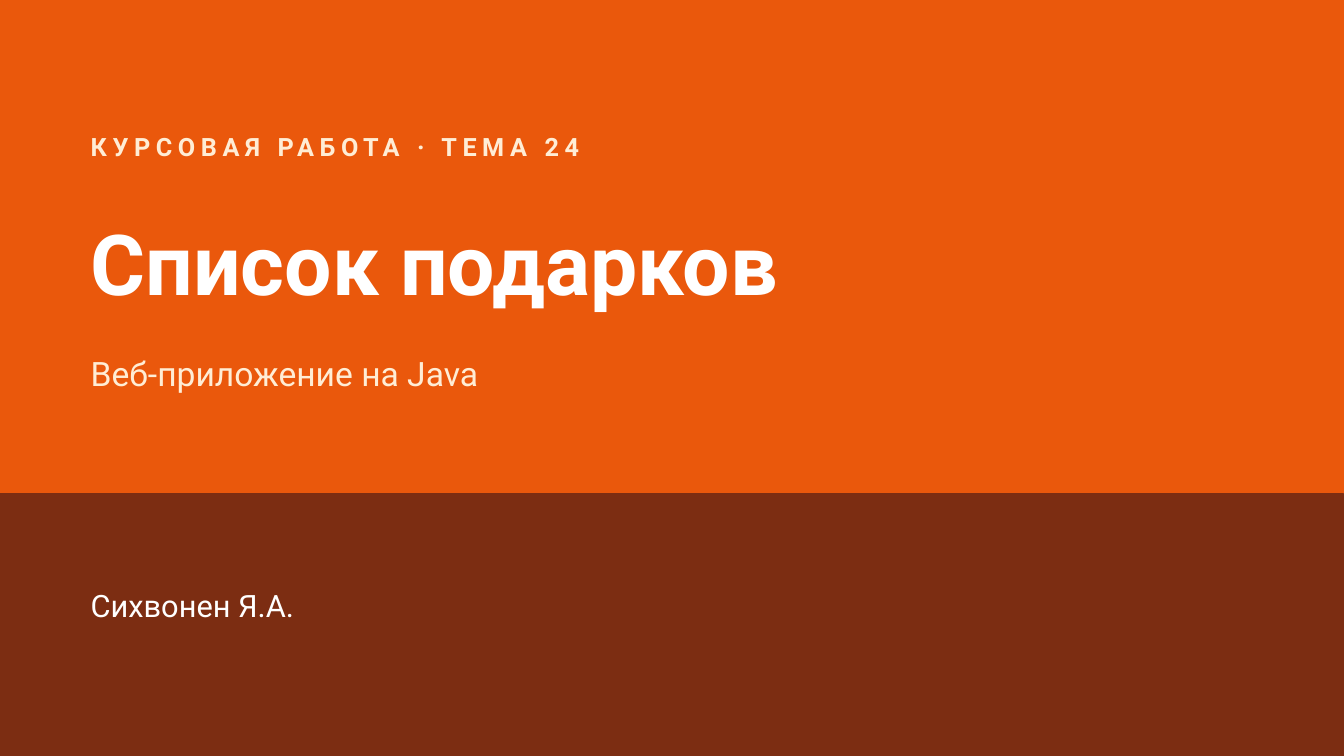
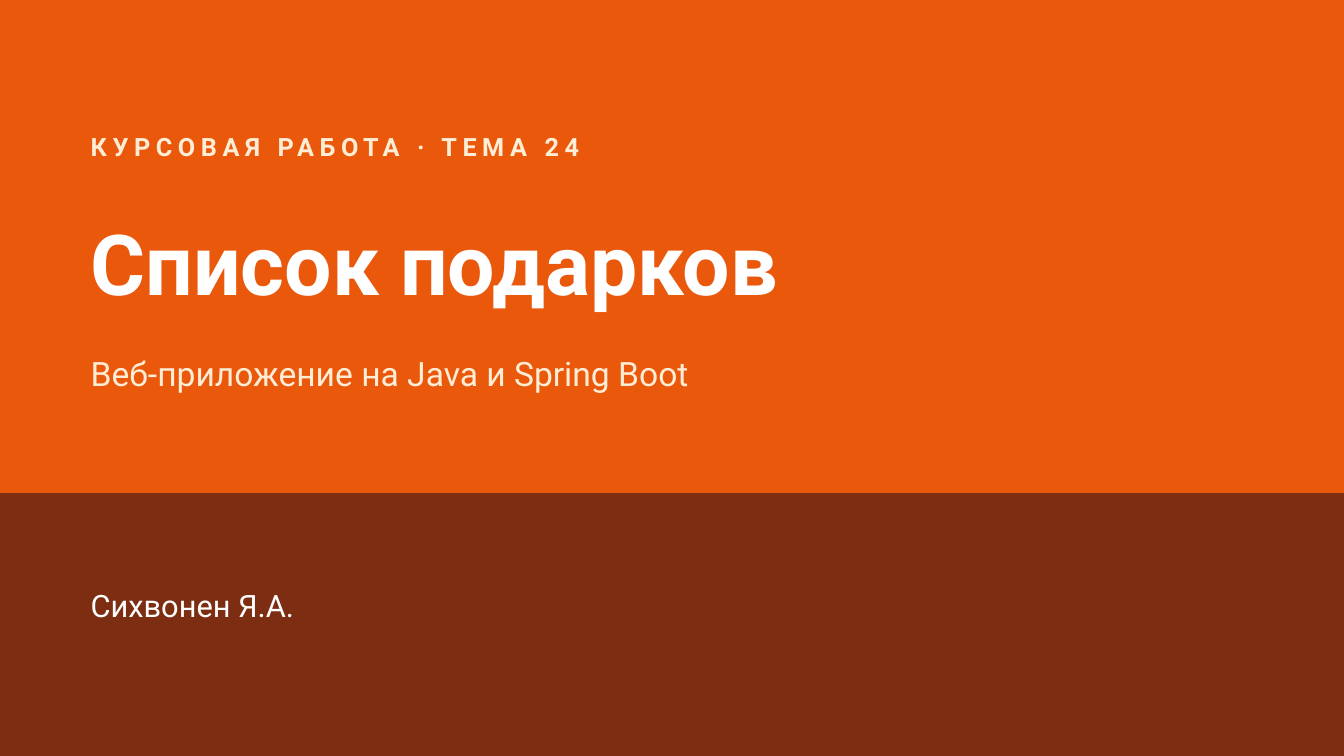
Before and after one commit to Vaag00/Yan_Max_kursovoi, a slide deck: slide 1 of Список_подарков_презентация.pptx. Drawn at 1344x756 pixels with LibreOffice and Linux fonts; fonts in the diff are those of the drawing. Boxes give left, top, right and bottom in pixels: in the first picture for what was removed or moved away, otherwise in the second. Text is boxed around its words. In the diff, an @@ line names an element or a change of style, - is before the commit and + after.

```diff
--- a/Список_подарков_презентация.pptx
+++ b/Список_подарков_презентация.pptx
@@ text at box(91, 360, 688, 393): text changed @@
-Веб-приложение на Java
+Веб-приложение на Java и Spring Boot
```
Also in this commit, not shown: 1 other slide changed, 7 other files.
